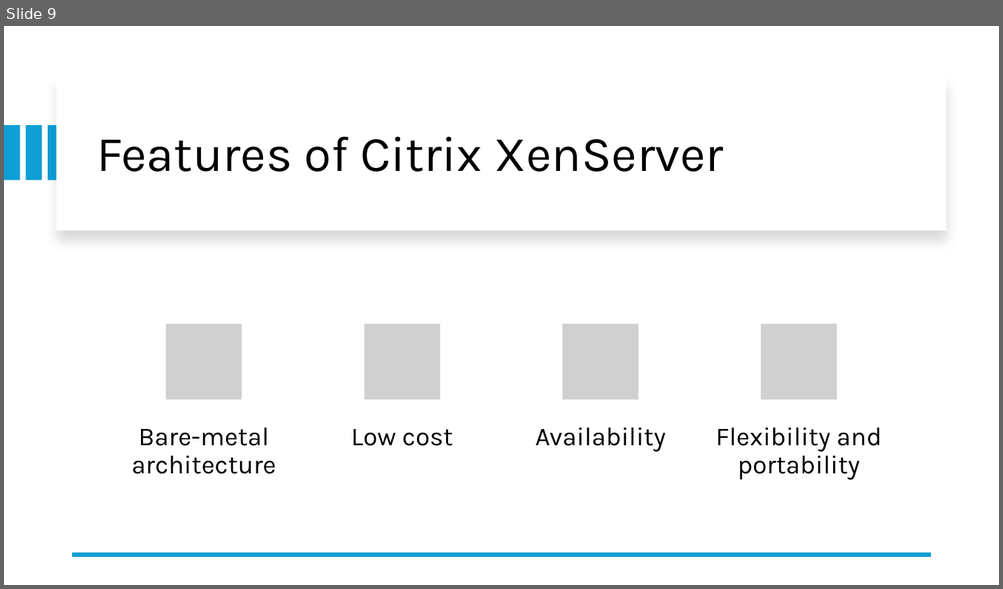
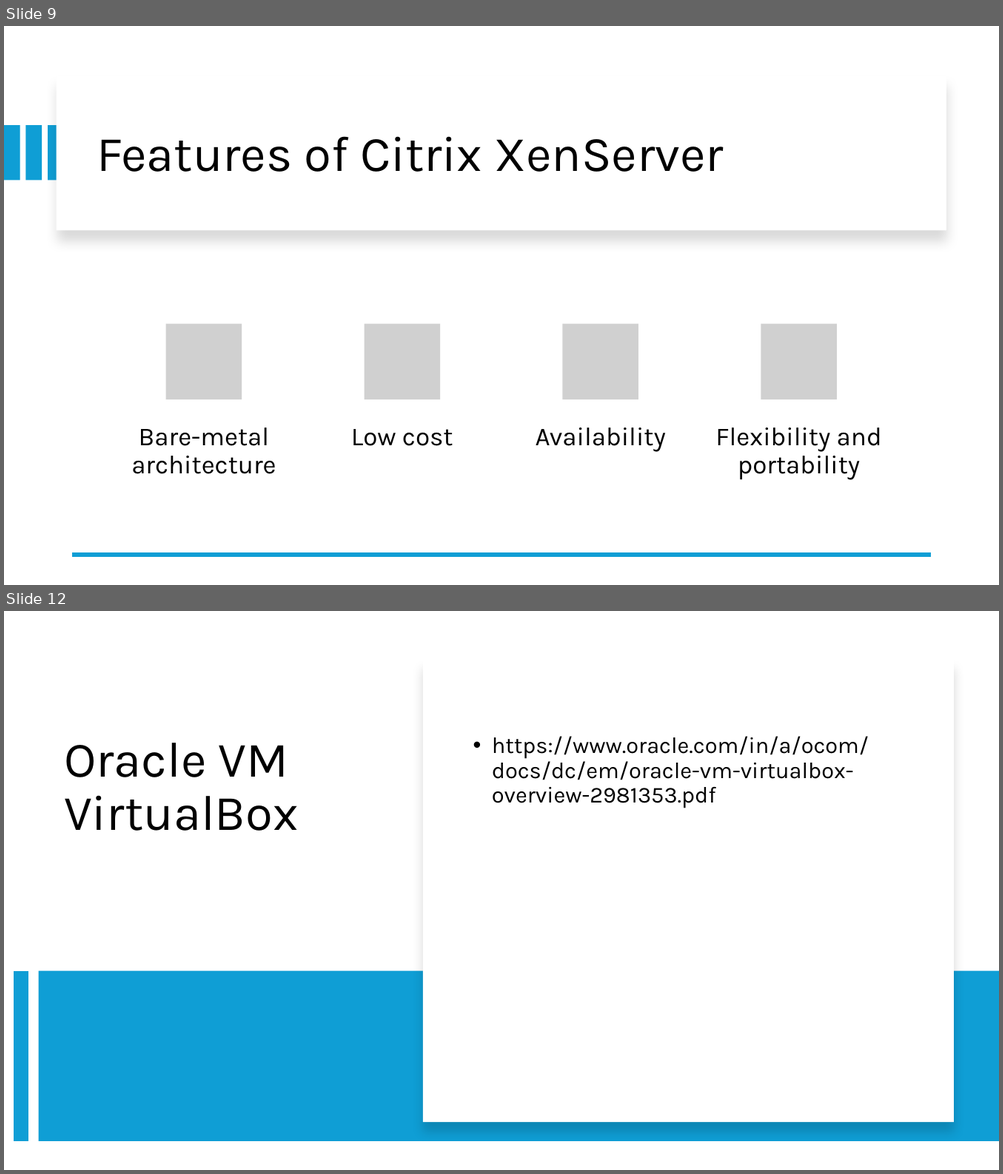
Before and after one commit to rashapaath/Cloud-Computing, a slide deck: Presentations/Presentation4.pptx. Shown one above the other, each under a label of ours: slide 9 before the commit, slides 9 and 12 after it; the slides between them are not shown. The pictures are 1003x589 and 1003x1174 pixels, drawn with LibreOffice and Linux fonts; fonts in the diff are those of the drawing; grey boxes stand for pictures. Boxes give left, top, right and bottom in pixels: in the first picture for what was removed or moved away, otherwise in the second. Text is boxed around its words. In the diff, an @@ line names an element or a change of style, - is before the commit and + after.

```diff
--- a/Presentations/Presentation4.pptx
+++ b/Presentations/Presentation4.pptx
@@ slide 12 added at [4,611,999,1170], background #FFFFFF @@
@@ rectangle added at [423,659,953,1122], fill #FFFFFF @@
@@ title added at [64,743,298,831], 48 pt, text #000000 @@
+Oracle VM VirtualBox
@@ text added at [492,736,868,809], 22 pt, text #000000 @@
+• https://www.oracle.com/in/a/ocom/docs/dc/em/oracle-vm-virtualbox-overview-2981353.pdf
@@ line added from (21, 971) to (21, 1142), #0F9ED5 14 pt @@
@@ rectangle added at [38,971,999,1142], fill #0F9ED5 @@
```
Also in this commit, not shown: 2 slides changed, 3 other slides added, 3 other files.
